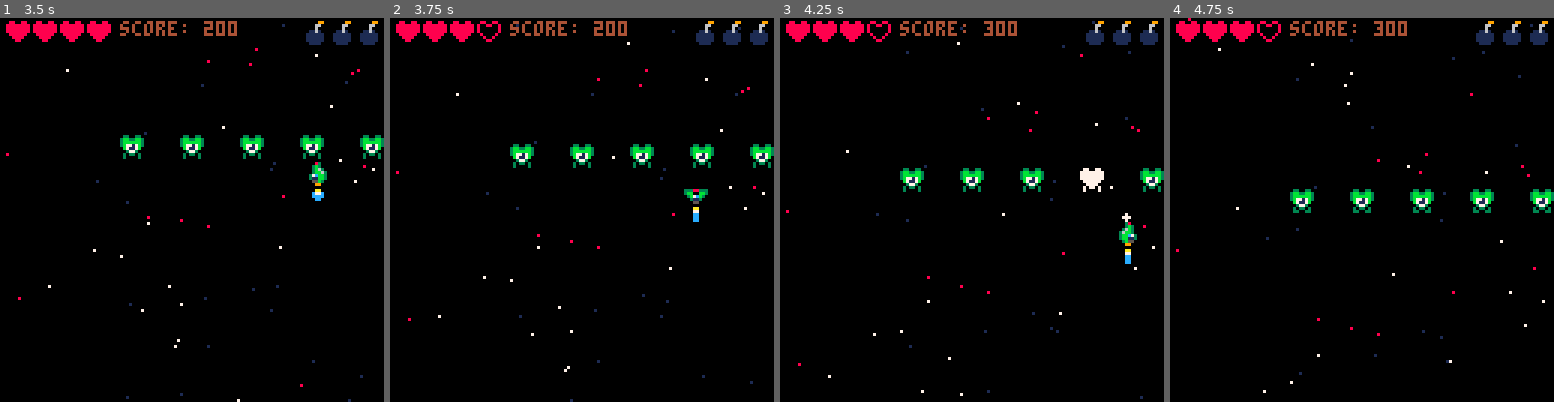
Above: before the commit, frames 1-4 (left to right).
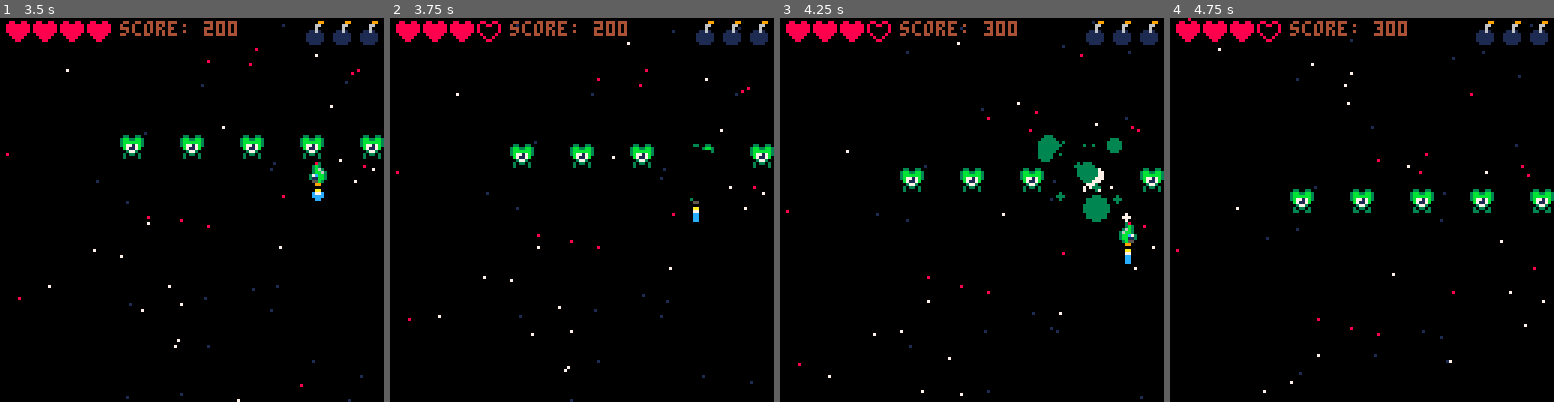
Above: after the commit, the same moments.

Repository: ata-o/shmup
Game: PICO-8 cartridge shmup.p8
Same seed, same stepped clock (60 frames per second), same inputs: the game is played once before the commit and once after it.
Inputs:
- Up to frame 1 (3.5 s): tap X (X key) at 0.33, 1.07, 1.85, 2.97 s; hold Right 1.6-2.1 s; hold Up 2.15-2.42 s; hold Right 2.47-3.03 s; hold Left from 3.08 s (still down)
- Up to frame 2 (3.75 s): release Left at 3.58 s; hold Down from 3.63 s (still down)
- Up to frame 3 (4.25 s): release Down at 3.97 s; hold Right from 4.02 s (still down); tap X (X key) at 4.08 s
- Up to frame 4 (4.75 s): release Right at 4.68 s; hold Up from 4.73 s (still down)

Frame 1 is identical in both runs. In frame 2, 0.4% of the frame differs, in the area x 76-85%, y 33-48%; in frame 3, 1.2%, in the area x 67-90%, y 30-54%; in frame 4, nothing differs.

Commit message:
add: blue explosions to ship damage

Diff:
--- a/shmup.p8
+++ b/shmup.p8
@@ -105,6 +105,7 @@
 			game.life -= 1
 			sfx(2)
 			ship.invulnerable = 200
+			make_particle(ship.x+3, ship.y+3, true)
 		end
 		if ship.invulnerable > 0 then
 			ship.invulnerable -= 1
@@ -488,7 +489,7 @@
 	particles = {}
 end
 
-function make_particle(x,y)
+function make_particle(x,y, isblue)
 	--first big particle, then smaller ones
 	local part={
 		x=x,
@@ -497,7 +498,8 @@
 		sy=0,
 		age=0,
 		maxage=0,
-		size=8
+		size=10,
+		blue=isblue
 	}
 
 	add(particles, part)
@@ -509,32 +511,43 @@
 			sy=(rnd()-0.5)*4,
 			age=rnd(2),
 			maxage=10+rnd(10),
-			size=1+rnd(4)
+			size=1+rnd(4),
+			blue=isblue
 		}
 
 		add(particles, part)
 	end
+end
+
+function particle_color(age, isblue)
+	local age_colors = {
+		{5, 10},
+		{7, 9},
+		{10, 8},
+		{12, 2},
+		{15, 5}
+	}
+	if isblue then
+		age_colors = {
+			{5, 12},
+			{7, 11},
+			{10, 9},
+			{12, 6},
+			{15, 3}
+		}
+	end
+	for _, age_color in ipairs(age_colors) do
+		if age > age_color[1] then
+			pc = age_color[2]
+		end
+	end
+	return pc
+
 end
 
 function draw_particles()
 	for part in all(particles) do
-		local pc = 7
-
-		local age_colors = {
-			{5, 10},
-			{7, 9},
-			{10, 8},
-			{12, 2},
-			{15, 5}
-		}
-
-		for _, age_color in ipairs(age_colors) do
-			if part.age > age_color[1] then
-				pc = age_color[2]
-			end
-		end
-
-		circfill(part.x, part.y, part.size, pc)
+		circfill(part.x, part.y, part.size, particle_color(part.age, part.blue))
 
 		part.x += part.sx
 		part.y += part.sy
